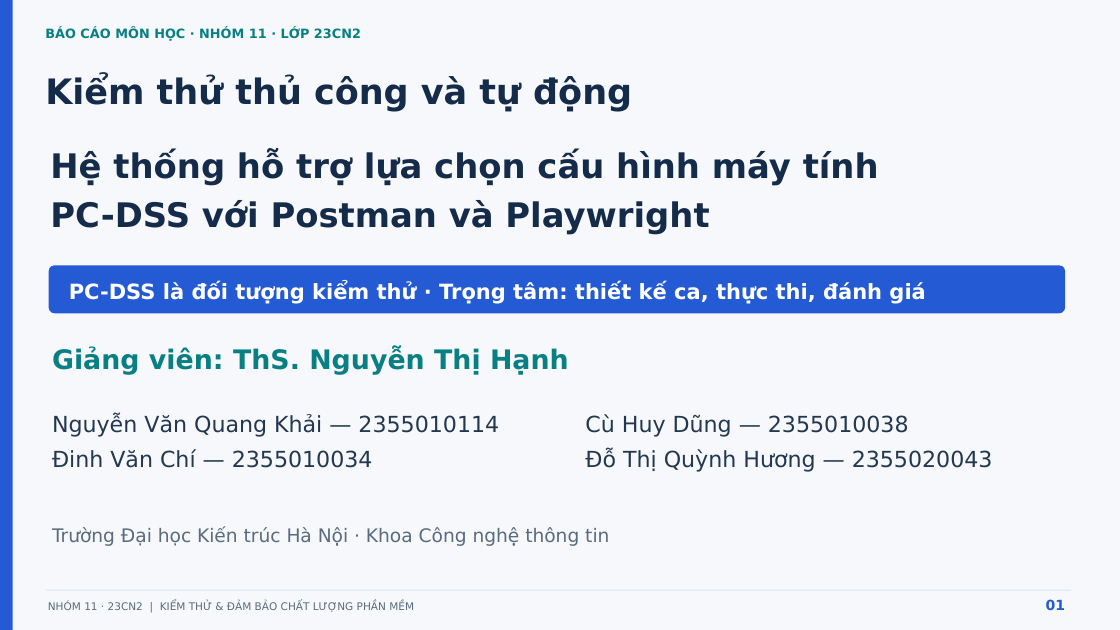
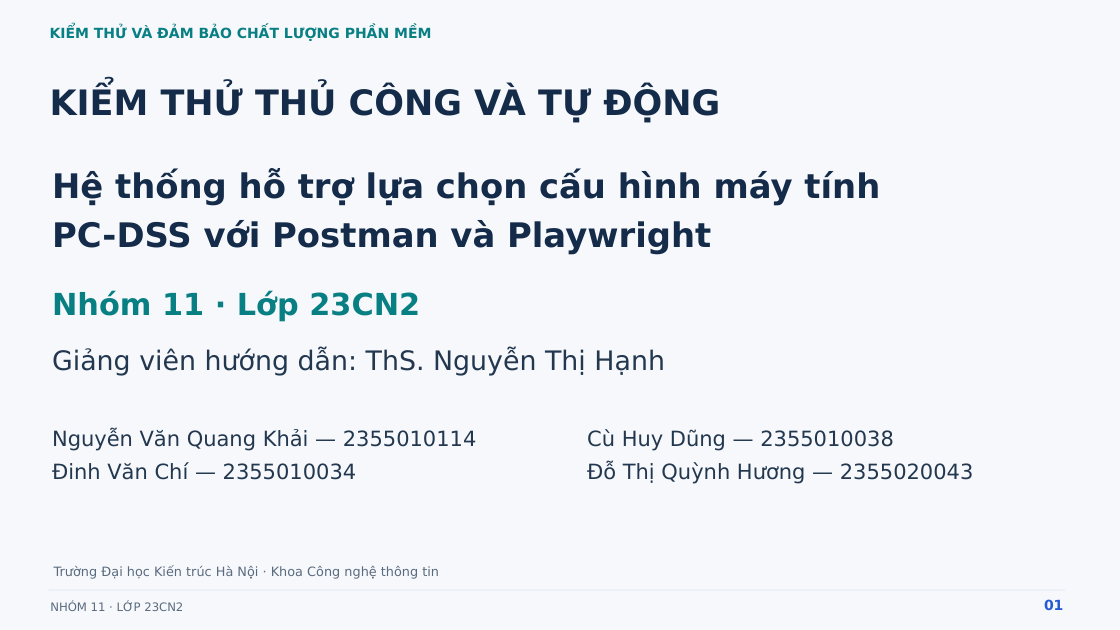
Before and after one commit to cudung12341qaz-beep/PC-DSS, a slide deck: slide 1 of docs/presentations/nhom-11-23cn2/Nhom_11_23CN2_Kiem_thu_PC_DSS.pptx. Drawn at 1120x630 pixels with LibreOffice and Linux fonts; fonts in the diff are those of the drawing. Boxes give left, top, right and bottom in pixels: in the first picture for what was removed or moved away, otherwise in the second. Text is boxed around its words. In the diff, an @@ line names an element or a change of style, - is before the commit and + after.

```diff
--- a/docs/presentations/nhom-11-23cn2/Nhom_11_23CN2_Kiem_thu_PC_DSS.pptx
+++ b/docs/presentations/nhom-11-23cn2/Nhom_11_23CN2_Kiem_thu_PC_DSS.pptx
@@ rectangle removed at (x1=0, y1=0, x2=13, y2=630) @@
@@ text at (x1=50, y1=26, x2=431, y2=41): text changed; size 9 to 12 pt; text colour #5A6B7E to #087F83; bold on @@
-NHÓM 11 · 23CN2 | KIỂM THỬ & ĐẢM BẢO CHẤT LƯỢNG PHẦN MỀM
+KIỂM THỬ VÀ ĐẢM BẢO CHẤT LƯỢNG PHẦN MỀM
@@ text at (x1=50, y1=88, x2=720, y2=123): text changed @@
-Kiểm thử thủ công và tự động
+KIỂM THỬ THỦ CÔNG VÀ TỰ ĐỘNG
@@ text "Hệ thống hỗ trợ lựa ..." moved from (x1=50, y1=150, x2=879, y2=234) to (x1=52, y1=170, x2=880, y2=254) @@
@@ rounded rectangle removed at (x1=49, y1=266, x2=1065, y2=313) @@
@@ text added at (x1=52, y1=290, x2=420, y2=321), 26 pt, text #087F83, bold @@
+Nhóm 11 · Lớp 23CN2
@@ text removed at (x1=69, y1=282, x2=925, y2=304) @@
-PC-DSS là đối tượng kiểm thử · Trọng tâm: thiết kế ca, thực thi, đánh giá
@@ text at (x1=52, y1=348, x2=665, y2=375): text changed; text colour #087F83 to #23384F; bold off @@
-Giảng viên: ThS. Nguyễn Thị Hạnh
+Giảng viên hướng dẫn: ThS. Nguyễn Thị Hạnh
@@ text "Nguyễn Văn Quang Khải — ..." at (x1=52, y1=429, x2=477, y2=480): size 19 to 18 pt @@
@@ text "Nguyễn Văn Quang Khải — ..." moved from (x1=52, y1=414, x2=499, y2=468) to (x1=52, y1=429, x2=477, y2=480) @@
@@ text "Cù Huy Dũng — 2355010038" moved from (x1=585, y1=414, x2=993, y2=472) to (x1=587, y1=429, x2=974, y2=484) @@
@@ text "Cù Huy Dũng — 2355010038" at (x1=587, y1=429, x2=974, y2=484): size 19 to 18 pt @@
@@ text "Trường Đại học Kiến trúc ..." moved from (x1=52, y1=527, x2=609, y2=546) to (x1=54, y1=566, x2=439, y2=579) @@
@@ text "Trường Đại học Kiến trúc ..." at (x1=54, y1=566, x2=439, y2=579): size 16 to 11 pt @@
@@ rectangle resized from (x1=46, y1=590, x2=1071, y2=591) to (x1=49, y1=590, x2=1065, y2=591) @@
@@ text at (x1=50, y1=602, x2=183, y2=611): text changed; size 11 to 10 pt; text colour #087F83 to #5A6B7E; bold off @@
-BÁO CÁO MÔN HỌC · NHÓM 11 · LỚP 23CN2
+NHÓM 11 · LỚP 23CN2
```
Also in this commit, not shown: 1 other slide changed, 16 slides added, 16 slides removed, 1 other file.
